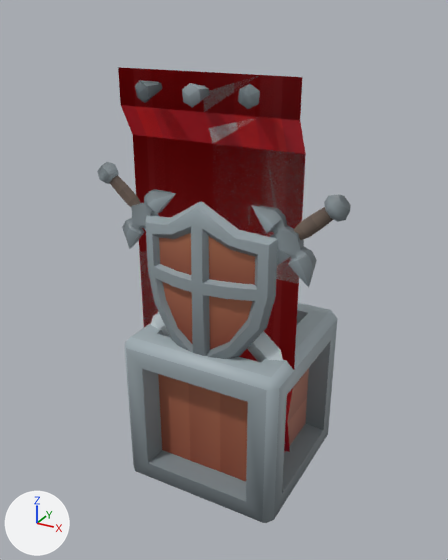
What one commit did to the glTF model 3d/models/townkit.glb.
The view is the same before and after, from a 50 mm lens placed at (2.35, -4.48, 4.14), pointed at (-0.15, 0.06, 1.87). Every picture has the same lights, and +X, +Y and +Z are marked at lower left. The older version comes first.

Objects in the first picture: 'banner_patternA_red', 'banner_shield_red', 'banner_thin_red', 'box_large'.
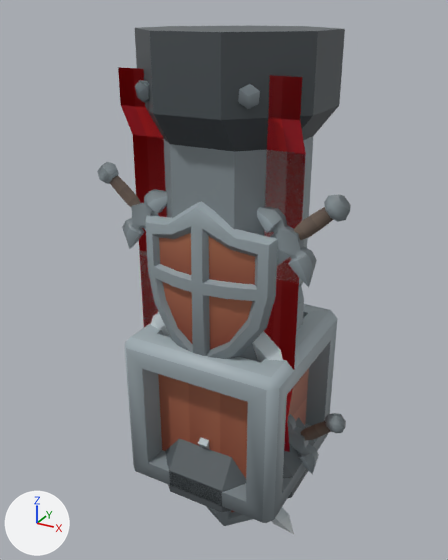
Changed parts and their boxes [x1, y1, x2, y2] in the pictures (448 x 560 px):
'pillar', added: after [135, 25, 345, 512]
'sword_shield', added: after [206, 413, 346, 534]
'torch_mounted', added (mostly hidden): after [198, 437, 209, 449]
'banner_thin_red', unchanged, covered by the edit: before [140, 69, 279, 362]; after [140, 69, 279, 341]

What changed in the scene script:
```text
Add mat_defaultmaterial_010:
    mat_defaultmaterial_010 = bpy.data.materials.new('DefaultMaterial.010')
    mat_defaultmaterial_010.use_nodes = True; mat_defaultmaterial_010.node_tree.nodes.clear()
    _N = mat_defaultmaterial_010.node_tree.nodes; _L = mat_defaultmaterial_010.node_tree.links
    n0 = _N.new('ShaderNodeOutputMaterial'); n0.name = 'Material Output'
    n1 = _N.new('ShaderNodeBsdfPrincipled'); n1.name = 'Principled BSDF'
    n2 = _N.new('ShaderNodeVertexColor'); n2.name = 'Color Attribute'
    _L.new(n1.outputs[0], n0.inputs[0])  # 'BSDF' to 'Surface'
    _L.new(n2.outputs[0], n1.inputs[0])  # 'Color' to 'Base Color'
Add mat_defaultmaterial_009:
    mat_defaultmaterial_009 = bpy.data.materials.new('DefaultMaterial.009')
    mat_defaultmaterial_009.use_nodes = True; mat_defaultmaterial_009.node_tree.nodes.clear()
    _N = mat_defaultmaterial_009.node_tree.nodes; _L = mat_defaultmaterial_009.node_tree.links
    n0 = _N.new('ShaderNodeOutputMaterial'); n0.name = 'Material Output'
    n1 = _N.new('ShaderNodeBsdfPrincipled'); n1.name = 'Principled BSDF'
    n2 = _N.new('ShaderNodeVertexColor'); n2.name = 'Color Attribute'
    _L.new(n1.outputs[0], n0.inputs[0])  # 'BSDF' to 'Surface'
    _L.new(n2.outputs[0], n1.inputs[0])  # 'Color' to 'Base Color'
Add mat_defaultmaterial_006:
    mat_defaultmaterial_006 = bpy.data.materials.new('DefaultMaterial.006')
    mat_defaultmaterial_006.use_nodes = True; mat_defaultmaterial_006.node_tree.nodes.clear()
    _N = mat_defaultmaterial_006.node_tree.nodes; _L = mat_defaultmaterial_006.node_tree.links
    n0 = _N.new('ShaderNodeOutputMaterial'); n0.name = 'Material Output'
    n1 = _N.new('ShaderNodeBsdfPrincipled'); n1.name = 'Principled BSDF'
    n2 = _N.new('ShaderNodeVertexColor'); n2.name = 'Color Attribute'
    _L.new(n1.outputs[0], n0.inputs[0])  # 'BSDF' to 'Surface'
    _L.new(n2.outputs[0], n1.inputs[0])  # 'Color' to 'Base Color'
Add me_pillar:
    me_pillar.from_pydata(...)  # 73 vertices, 136 faces; spans x -0.75..0.75, y -0.75..0.75, z 0.0..4.0
    me_pillar.materials.append(mat_defaultmaterial_010)
Add me_torch_mounted:
    me_torch_mounted.from_pydata(...)  # 142 vertices, 278 faces; spans x -0.275..0.275, y -0.616..0.0, z -0.381..0.682
    me_torch_mounted.materials.append(mat_defaultmaterial_009)
Add me_sword_shield:
    me_sword_shield.from_pydata(...)  # 291 vertices, 542 faces; spans x -1.12..1.12, y -0.25..0.08, z -0.82..0.85
    me_sword_shield.materials.append(mat_defaultmaterial_006)
Add ob_pillar:
    ob_pillar = bpy.data.objects.new('pillar', me_pillar)
    ob_pillar.location = (0.0, 0.0, 0.0)
Add ob_torch_mounted:
    ob_torch_mounted = bpy.data.objects.new('torch_mounted', me_torch_mounted)
    ob_torch_mounted.location = (0.0, 0.0, 0.0)
Add ob_sword_shield:
    ob_sword_shield = bpy.data.objects.new('sword_shield', me_sword_shield)
    ob_sword_shield.location = (0.0, 0.0, 0.0)
```
